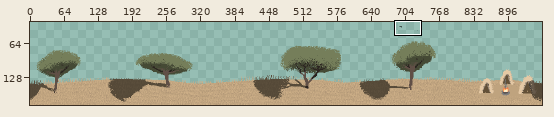
Pixel-art file -- Assets/Sprites/Background/Foreground.ase. The picture above shows the old version from afar; the outline marks the close-up.
Close-up. Earlier state:
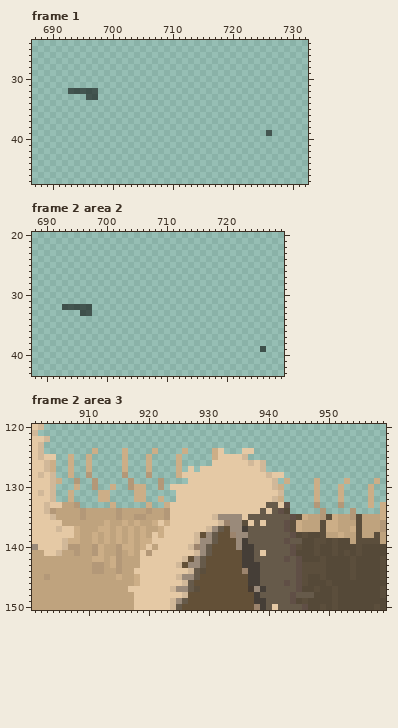
960x180 pixels, 4 frames. Colours within 5 levels of each other are drawn and written as one. Shown: frame 1: x 687..732, y 24..47; frame 2 area 2: x 688..729, y 20..43; frame 2 area 3: x 901..959, y 120..150. The wide view leaves out empty margins. The commit also changed other frames or places, which this record leaves out.
The result:
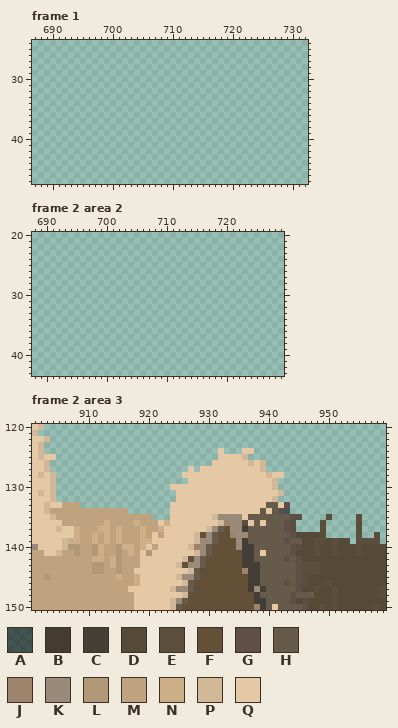
Palette (. is transparent): A #0000008d  B #463b31  C #453e37  D #554938  E #5b4e3c  F #635037  G #604f46  H #665a4a  J #9c846d  K #9a8a7a  L #b39878  M #bfa37e  N #ccae87  P #d1b899  Q #e5c9a5
From old to new:
--- frame 1, layer "tree Shadow"
@@ x 691..699 @@
 31 .........
-32 ..AAAAA..
-33 .....AA..
+32 .........
+33 .........
 34 .........
@@ x 724..728 @@
 38 .....
-39 ..A..
+39 .....
 40 .....
--- frame 2 area 2, layer "tree Shadow": the same change as frame 1
--- frame 2 area 3, layers "Foreground grass Copy Copy", "Foreground"
@@ x 901..959 @@
 123 QP.........................................................
-124 QP........N....N....N....N....NQ...QQ......................
-125 QPQQ..N..N.....N...N....N.....NQQQQP.......................
-126 QQPN..N..N.....N...N....N.....QQQQQQPQP....................
-127 QQPN..N..N.....N...N....N.Q.QQQQQQQQQQP....................
-128 QPQP..N..L.....L...L....NQQQQQQQQQQQQQQPQQ.................
-129 QQQPN..L..L.....L....L....QQQQQQQQQQQQQQP.N....N....N....N.
-130 QQQP...N..L..N..LNN..L.QQQQQQQQQQQQQQQQQPN.....N...N....N..
-131 QPQP..N....NN....NN.....QQQQQQQQQQQQQQQQQP.....N...N....N..
-132 QQQP..N....NN....NN..N..QQQQQQQQQQQQQQQQPN.....N...N....N..
-133 QQPQQMML.....N.....N..NQQQQQQQQQQQQQQQQHHQG....L...L....N.N
-134 QQPLMMMMLMMMMMLMMMMLMMLQQQQQQQQQQQQQQQHQHGD.....L....L....N
-135 QQQPMMMMLMMMMMLMMLLMMMLQQQQQQQPKKKKQHHHHHHHGENMMLENMMLEMMMN
-136 QQQQQMMMMMMMNMMNMNMMNQNQQQQQQQQPJKKEQHQHHHGENMMMENNMMMEMMML
-137 QQQQPQQNMMMNNMNMNMNMMNQQQQQQQPKHFKKCHHHHHHGENMMMENNMMNEMMML
-138 QQQQQQQNMMNMNMNMNMNMQNQQQQQPFKHFFJKKHHHHHHHGDEDDEMMNMMEMMEM
-139 QQQQQPNNMMNMNMNMNMNNQQQQQQQPKKHFFFKCHHHHHHGHHDDEEDEDDMEEEEM
+124 QP.............................Q...QQ......................
+125 QPQQ...........................QQQQP.......................
+126 QQP...........................QQQQQQPQP....................
+127 QQP.......................Q.QQQQQQQQQQP....................
+128 QPQP.....................QQQQQQQQQQQQQQPQQ.................
+129 QQQP......................QQQQQQQQQQQQQQP..................
+130 QQQP...................QQQQQQQQQQQQQQQQQP..................
+131 QPQP....................QQQQQQQQQQQQQQQQQP.................
+132 QQQP....................QQQQQQQQQQQQQQQQP..................
+133 QQPQQMMM...............QQQQQQQQQQQQQQQQHHQG................
+134 QQPMMMMMMMMMMMMM.......QQQQQQQQQQQQQQQHQHGA................
+135 QQQPMMMMMMMMMMMMMMMM...QQQQQQQPKKKKQHHHHHHHGE....E....E....
+136 QQQQQMMMMMMMNMMMMNMMMQNQQQQQQQQPJKKEQHQHHHGE....E.....E....
+137 QQQQPQQNMMMNNMNMMMNMMNQQQQQQQPKHFKKCHHHHHHGE....E.....E....
+138 QQQQQQQNMMNMNMNMMMNMQMQQQQQPFKHFFJKKHHHHHHHGDDDDE.....E..E.
+139 QQQQQPNNMMNMNMNMMMNNQQQQQQQPKKHFFFKCHHHHHHGHHDDEEDEDD.EEEE.
 140 KQQQQPLLMMLNMMLNNMNQMQQQQQPJKHFFFFKCCHHHHHHGEDDEDDEDDDEDDDD
-141 MMQQPMMLMMLNMMLMNMQLQQQQQQQPKHFFFFFCCHQHHHHGDDDEDDEDEDEDDDD
-142 MMMMMMMMMMNNMNLMMMQQQQQQQPFKHFFFFFFCCHHHHHGHGDDDEDDDDEDDDDE
-143 MMMMMMMMMMLLMNLMMMQQQQQQPFKKHFFFFFFCCCHHHHHHGEEEEDDDDEDDDDE
-144 MMMMMMMMMMLLMMLMMQQQQQQQQQPHEFFFFFFJCCHHHHHHGEEEEDDDDEDDDDE
-145 MMLMMMMMMMMMMMNMMNQQQQQQPKKHFFFFFFFFCCHHHHHHGEDDEDDDDEDDDDE
+141 MMQQPMMLMMLNMMLMNMQLQQQQQQQPKHFFFFFCCHQHHHHGDDDEDDEDDDEDDDD
+142 MMMMMMMMMMNNMNLMMMQQQQQQQPFKHFFFFFFCCHHHHHGHGDDDDDDDDDDDDDD
+143 MMMMMMMMMMLLMNLMMMQQQQQQPFKKHFFFFFFCCCHHHHHHGEEEDDDDDDDDDDD
+144 MMMMMMMMMMLLMMLMMQQQQQQQQQPHEFFFFFFJCCHHHHHHGEEEDDDDDDDDDDD
+145 MMLMMMMMMMMMMMNMMNQQQQQQPKKHFFFFFFFFCCHHHHHHGEDDDDDDDDDDDDD
 146 MMMMMMMMMMMMMMMMMNQQQQQQQPHFFFFFFFFFCCHHHHGHGEDDDEDDDDDDDDD
